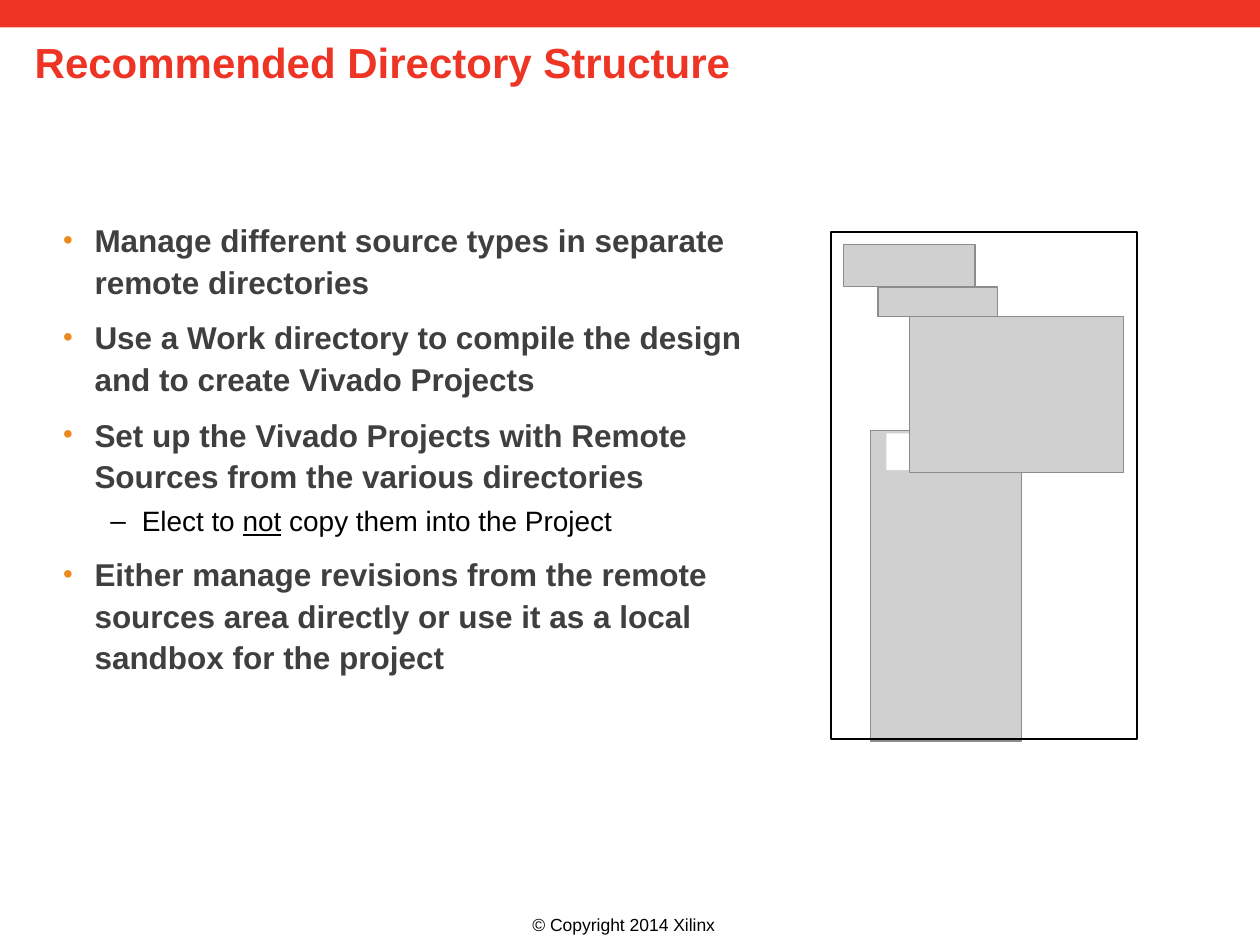
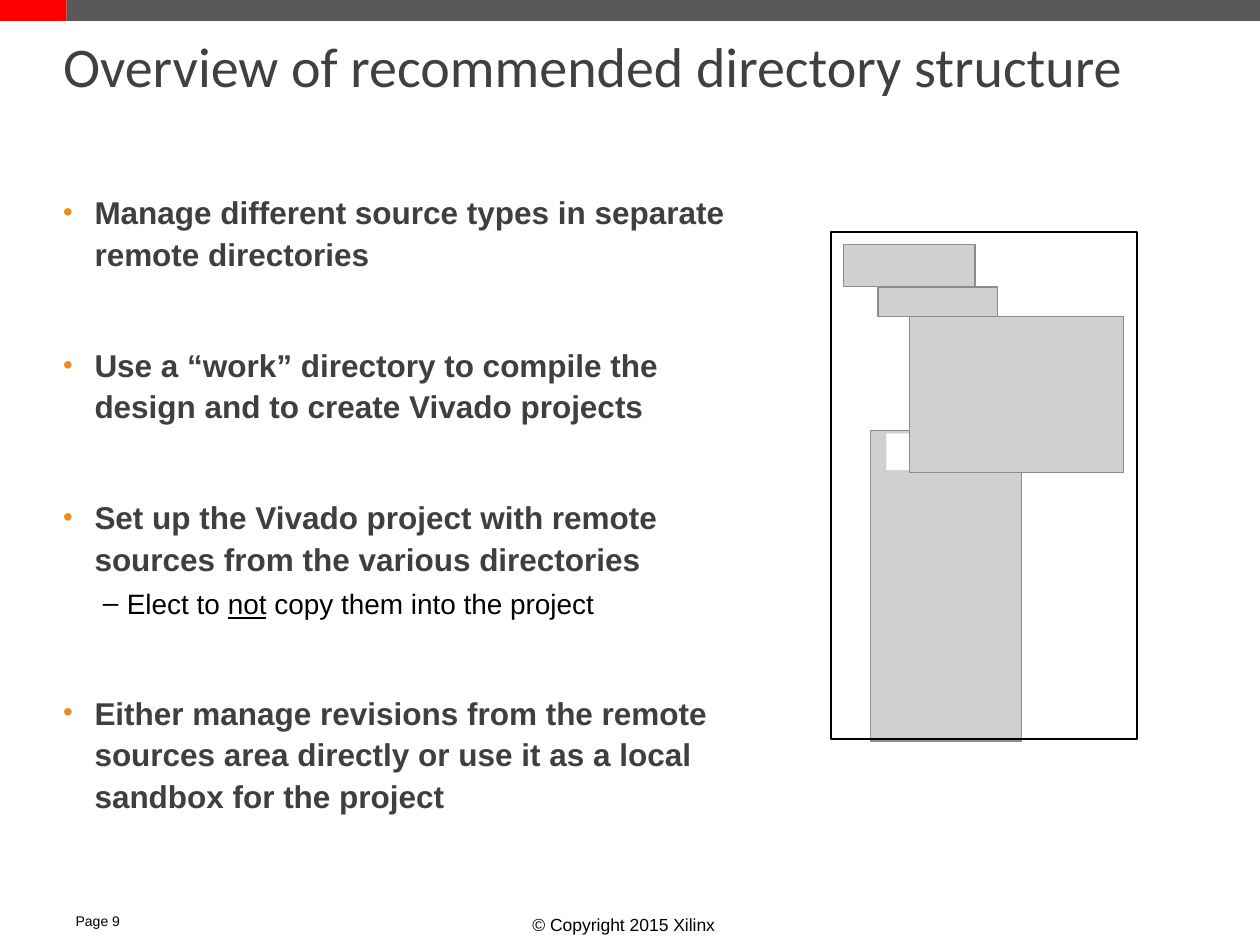
Before and after one commit to Xilinx/revCtrl, a slide deck: slide 8 of doc/versionControl.pptx (slide 19 before the commit). Drawn at 1260x945 pixels with LibreOffice and Linux fonts; fonts in the diff are those of the drawing; grey boxes stand for pictures; background and template pictures are left out. Boxes give left, top, right and bottom in pixels: in the first picture for what was removed or moved away, otherwise in the second. Text is boxed around its words. In the diff, an @@ line names an element or a change of style, - is before the commit and + after.

```diff
--- a/doc/versionControl.pptx
+++ b/doc/versionControl.pptx
@@ rectangle added at <box>0,0,67,21</box>, fill #FF0000 @@
@@ rectangle: place and size @@
-rectangle at <box>0,0,1260,28</box>
+rectangle at <box>67,0,1260,21</box>
@@ rectangle at <box>67,0,1260,21</box>: fill #EE3424 to #595959 @@
@@ title at <box>63,48,1121,96</box>: text changed; size 24 to 32 pt; font Arial to Calibri; text colour #EE3424 to #404040; bold off @@
-Recommended Directory Structure
+Overview of recommended directory structure
@@ text "Manage different source types in ...": place and size @@
-text "Manage different source types in ..." at <box>94,229,741,675</box>
+text "Manage different source types in ..." at <box>94,201,724,772</box>
@@ text at <box>94,354,657,619</box>: text changed @@
-• Use a Work directory to compile the design and to create Vivado Projects
-• Set up the Vivado Projects with Remote Sources from the various directories
-  – Elect to not copy them into the Project
+• Use a “work” directory to compile the design and to create Vivado projects
+• Set up the Vivado project with remote sources from the various directories
+  – Elect to not copy them into the project
@@ text added at <box>76,916,120,929</box>, 8 pt, text #000000 @@
+Page 9
@@ text at <box>550,918,715,935</box>: text changed @@
-© Copyright 2014 Xilinx
+© Copyright 2015 Xilinx
```
Also in this commit, not shown: 20 other slides changed, 19 slides added, 8 slides removed.
